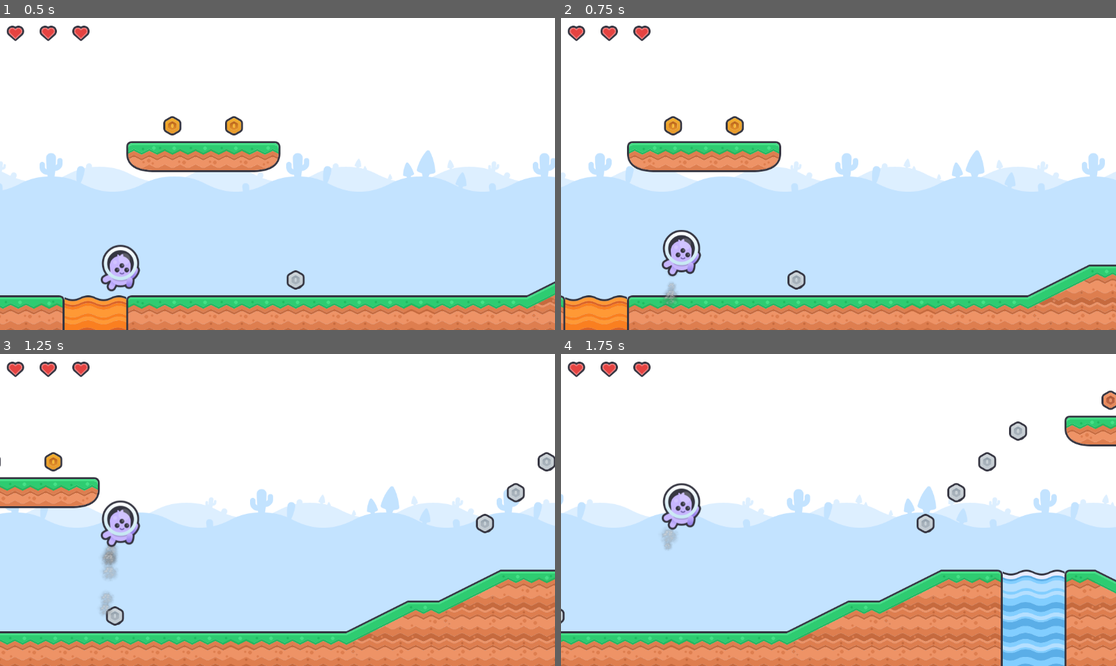
Above: before the commit, frames 1-4 (two rows, left to right).
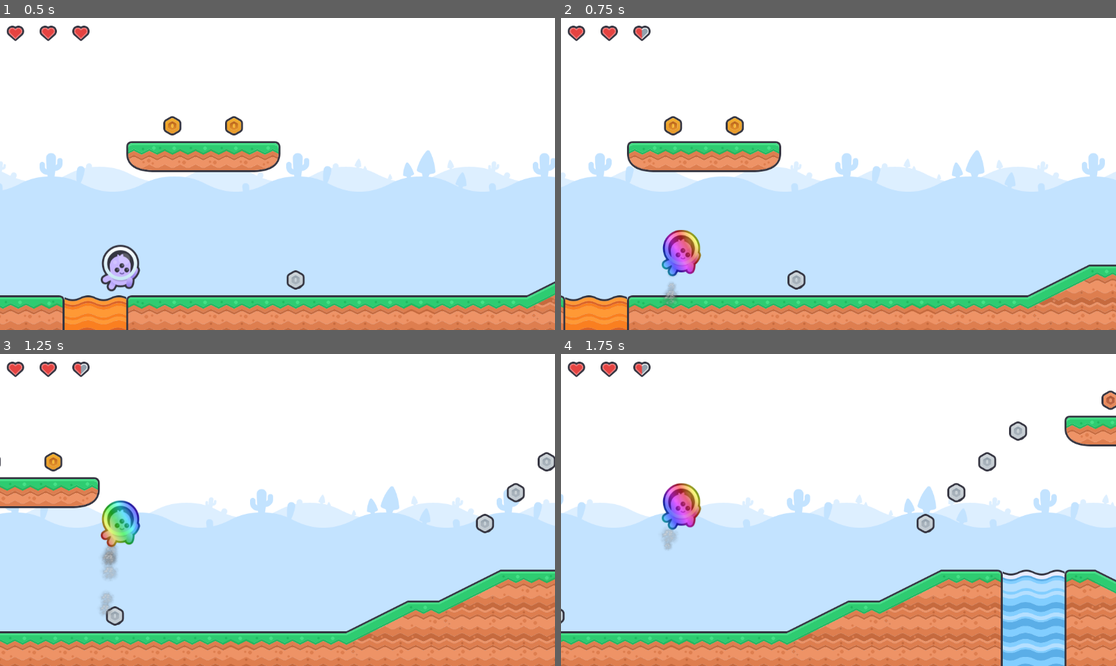
Above: after the commit, the same moments.

Repository: smarthall/20games
Game: Godot game, scene res://infinite_level.tscn
The game is run twice, just before and just after one commit, with the same random seed, the same clock (stepped at 60 frames per second) and the same inputs.
Inputs:
- Up to frame 1 (0.5 s): no input
- Up to frame 2 (0.75 s): hold Space (jetpack) from 0.53 s (still down)
- Up to frame 3 (1.25 s): keep holding Space (jetpack)
- Up to frame 4 (1.75 s): release Space (jetpack) at 1.28 s; tap Space (jetpack) at 1.35 s

Frame 1 is identical in both runs. In frame 2, 0.9% of the frame differs, in the area x 14-26%, y 3-83%; in frame 3, 0.9%, in the area x 14-26%, y 3-62%; in frame 4, 0.9%.

Commit message:
Implement health

Diff:
--- a/jetpack-joyride/player.gd
+++ b/jetpack-joyride/Player/player.gd
@@ -16,6 +16,8 @@
 const GRAVITY := 2000.0
 const JETPACK_POWER := 4000.0
 const TERMINAL_VELOCITY := 5000.0
+
+var invincible_until: float = 0.0
 
 func _physics_process(delta: float) -> void:
 	if Input.is_action_pressed("jetpack"):
@@ -59,6 +61,21 @@
 	else:
 		sprite.play("jump")
 
+	if is_invincible():
+		sprite.material.set_shader_parameter("strength", 0.5)
+	else:
+		sprite.material.set_shader_parameter("strength", 0.0)
+
+func invincible(time_seconds: float) -> void:
+	var now := Time.get_ticks_msec()
+	if invincible_until < now:
+		invincible_until = now + time_seconds * 1000
+	else:
+		invincible_until += time_seconds * 1000
+
+func is_invincible() -> bool:
+	return invincible_until > Time.get_ticks_msec()
+
 func handle_hazard_collision(_collision: KinematicCollision2D) -> void:
 	hazard_collision.emit()
 
--- a/jetpack-joyride/player.tscn
+++ b/jetpack-joyride/Player/player.tscn
@@ -1,10 +1,17 @@
-[gd_scene load_steps=9 format=3 uid="uid://b3qa1pp5o3yvf"]
+[gd_scene load_steps=11 format=3 uid="uid://b3qa1pp5o3yvf"]
 
-[ext_resource type="Script" uid="uid://dln2s6livk11u" path="res://player.gd" id="1_onrkg"]
+[ext_resource type="Script" uid="uid://dln2s6livk11u" path="res://Player/player.gd" id="1_onrkg"]
 [ext_resource type="Texture2D" uid="uid://7rlcu24dilp7" path="res://Resources/player/jump.svg" id="2_i3pqv"]
 [ext_resource type="Texture2D" uid="uid://v3dxxsg538i3" path="res://Resources/player/walk_b.svg" id="2_onrkg"]
+[ext_resource type="Shader" uid="uid://dd0ibrqwfn17" path="res://Player/rainbow.gdshader" id="3_fhl08"]
 [ext_resource type="Texture2D" uid="uid://pnfdj4vx2h65" path="res://Resources/particles/smoke_02.png" id="3_i3pqv"]
 [ext_resource type="Texture2D" uid="uid://d2dywq7vvfcqc" path="res://Resources/player/walk_a.svg" id="4_sweqy"]
+
+[sub_resource type="ShaderMaterial" id="ShaderMaterial_vtle1"]
+shader = ExtResource("3_fhl08")
+shader_parameter/strength = 0.5
+shader_parameter/speed = 1.0
+shader_parameter/angle = 30.0
 
 [sub_resource type="SpriteFrames" id="SpriteFrames_i3pqv"]
 animations = [{
@@ -56,6 +63,7 @@
 scale_amount_max = 0.1
 
 [node name="Sprite" type="AnimatedSprite2D" parent="."]
+material = SubResource("ShaderMaterial_vtle1")
 sprite_frames = SubResource("SpriteFrames_i3pqv")
 
 [node name="Collision" type="CollisionShape2D" parent="."]
--- /dev/null
+++ b/jetpack-joyride/Player/rainbow.gdshader
@@ -0,0 +1,31 @@
+// Shader from: https://godotshaders.com/shader/moving-rainbow-gradient/
+// HSV to RBG from https://www.rapidtables.com/convert/color/hsv-to-rgb.html
+// Rotation matrix from https://en.wikipedia.org/wiki/Rotation_matrix
+
+shader_type canvas_item;
+
+uniform float strength: hint_range(0., 1.) = 0.5;
+uniform float speed: hint_range(0., 10.) = 0.5;
+uniform float angle: hint_range(0., 360.) = 0.;
+
+void fragment() {
+	float hue = UV.x * cos(radians(angle)) - UV.y * sin(radians(angle));
+	hue = fract(hue + fract(TIME  * speed));
+	float x = 1. - abs(mod(hue / (1./ 6.), 2.) - 1.);
+	vec3 rainbow;
+	if(hue < 1./6.){
+		rainbow = vec3(1., x, 0.);
+	} else if (hue < 1./3.) {
+		rainbow = vec3(x, 1., 0);
+	} else if (hue < 0.5) {
+		rainbow = vec3(0, 1., x);
+	} else if (hue < 2./3.) {
+		rainbow = vec3(0., x, 1.);
+	} else if (hue < 5./6.) {
+		rainbow = vec3(x, 0., 1.);
+	} else {
+		rainbow = vec3(1., 0., x);
+	}
+	vec4 color = texture(TEXTURE, UV);
+	COLOR = mix(color, vec4(rainbow, color.a), strength);
+}
--- a/jetpack-joyride/hud.gd
+++ b/jetpack-joyride/hud.gd
@@ -3,11 +3,17 @@
 
 @export var hp: int = 6: set=set_hp, get=get_hp
 
+@onready var hearts_bar := $Control/Top/HeartsBar
+
 func set_hp(value: int) -> void:
 	hp = value
+	update_hearts_bar()
 
 func get_hp() -> int:
 	return hp
 
+func update_hearts_bar() -> void:
+	hearts_bar.hp = hp
+
 func _ready() -> void:
 	set_hp(hp)
--- a/jetpack-joyride/infinite_level.gd
+++ b/jetpack-joyride/infinite_level.gd
@@ -2,6 +2,7 @@
 
 @onready var background: ScrollingTilemap = $Background
 @onready var hud: HUD = $HUD
+@onready var player: Player = $Player
 
 const BACKGROUND_TILE_BLANK = Vector2i(2, 0)
 const BACKGROUND_TILE_CACTUS = Vector2i(2, 1)
@@ -34,7 +35,12 @@
 	randomize_background_timemap(tilemap)
 
 func _on_player_hazard_collision() -> void:
-	pass # Replace with function body.
+	if not player.is_invincible():
+		hud.hp -= 1
+		player.invincible(2.0)
+
+	if hud.hp == 0:
+		get_tree().quit()
 
 func _on_player_pickup_collision(body: TileMapLayer, coords: Vector2i):
 	print("Player picked up item from ", body, " at ", coords)
--- a/jetpack-joyride/infinite_level.tscn
+++ b/jetpack-joyride/infinite_level.tscn
@@ -6,7 +6,7 @@
 [ext_resource type="Script" uid="uid://cmn87ckekdjtf" path="res://Scroller/scroll_node.gd" id="3_5w8ni"]
 [ext_resource type="Script" uid="uid://bywpilykl0utb" path="res://Scroller/scrolling_tilemap.gd" id="3_68s5o"]
 [ext_resource type="TileSet" uid="uid://b5bpvq4gxu4dw" path="res://Resources/level-tileset-terrain.tres" id="4_148f4"]
-[ext_resource type="PackedScene" uid="uid://b3qa1pp5o3yvf" path="res://player.tscn" id="5_87hkk"]
+[ext_resource type="PackedScene" uid="uid://b3qa1pp5o3yvf" path="res://Player/player.tscn" id="5_87hkk"]
 [ext_resource type="TileSet" uid="uid://vpaufbtkfjqt" path="res://Resources/level-tileset-hazards.tres" id="7_r11wh"]
 [ext_resource type="TileSet" uid="uid://duy4dpbojd3yg" path="res://Resources/level-tileset-pickups.tres" id="8_vkx08"]
 [ext_resource type="PackedScene" uid="uid://bksdsctf17ckc" path="res://hud.tscn" id="10_vkx08"]
Renamed: jetpack-joyride/player.gd.uid -> jetpack-joyride/Player/player.gd.uid
Not shown, added: jetpack-joyride/Player/rainbow.gdshader.uid
